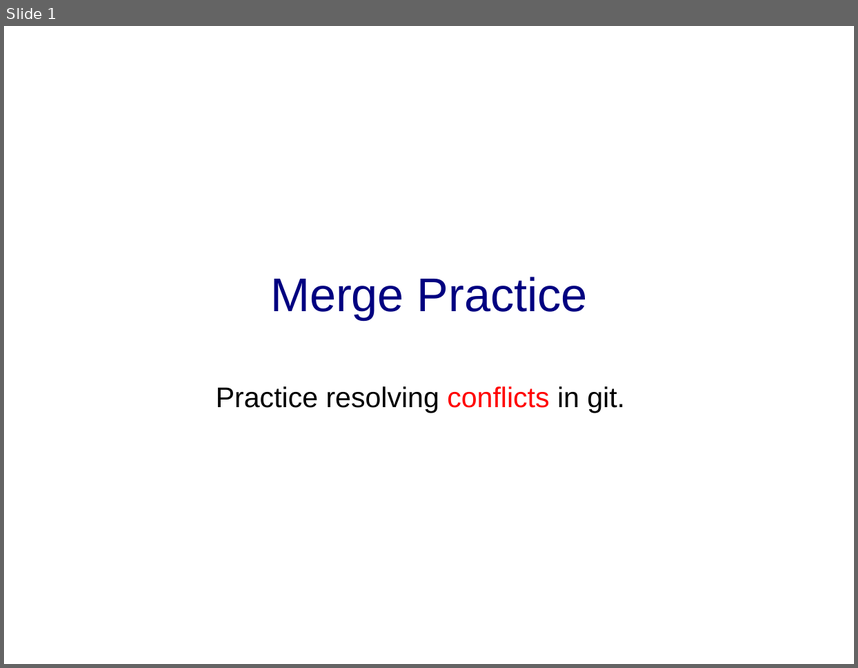
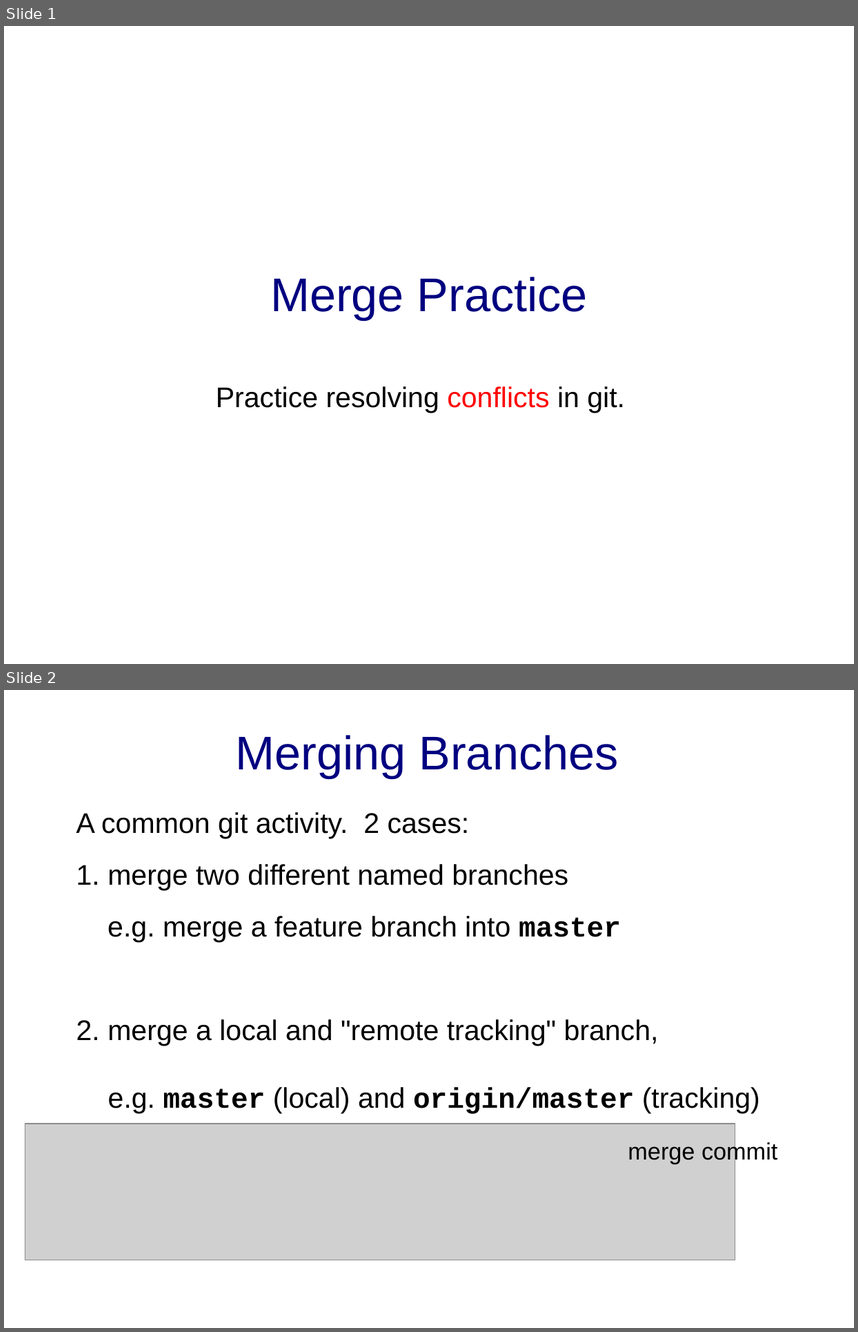
Before and after one commit to cpske/ISP, a slide deck: git/Merge-and-Conflict-Practice.ppt. Shown one above the other, each under a label of ours: slide 1 before the commit, slides 1 and 2 after it. The pictures are 858x668 and 858x1332 pixels, drawn with LibreOffice and Linux fonts; fonts in the diff are those of the drawing; grey boxes stand for pictures. Boxes give left, top, right and bottom in pixels: in the first picture for what was removed or moved away, otherwise in the second. Text is boxed around its words. In the diff, an @@ line names an element or a change of style, - is before the commit and + after.

```diff
--- a/git/Merge-and-Conflict-Practice.ppt
+++ b/git/Merge-and-Conflict-Practice.ppt
@@ slide 2 added at (4, 690, 854, 1328), background #FFFFFF @@
@@ title added at (236, 735, 619, 778), 40 pt, text #000080 @@
+Merging Branches
@@ text added at (76, 812, 760, 1114), 24 pt, text #000000 @@
+A common git activity. 2 cases:
+1. merge two different named branches
+e.g. merge a feature branch into master
+2. merge a local and "remote tracking" branch,
+e.g. master (local) and origin/master (tracking)
@@ picture added at (25, 1123, 735, 1259) @@
@@ text added at (628, 1141, 777, 1164), 20 pt, text #000000 @@
+merge commit
```
Also in this commit, not shown: 7 slides changed, 2 other slides added, 4 other files.
